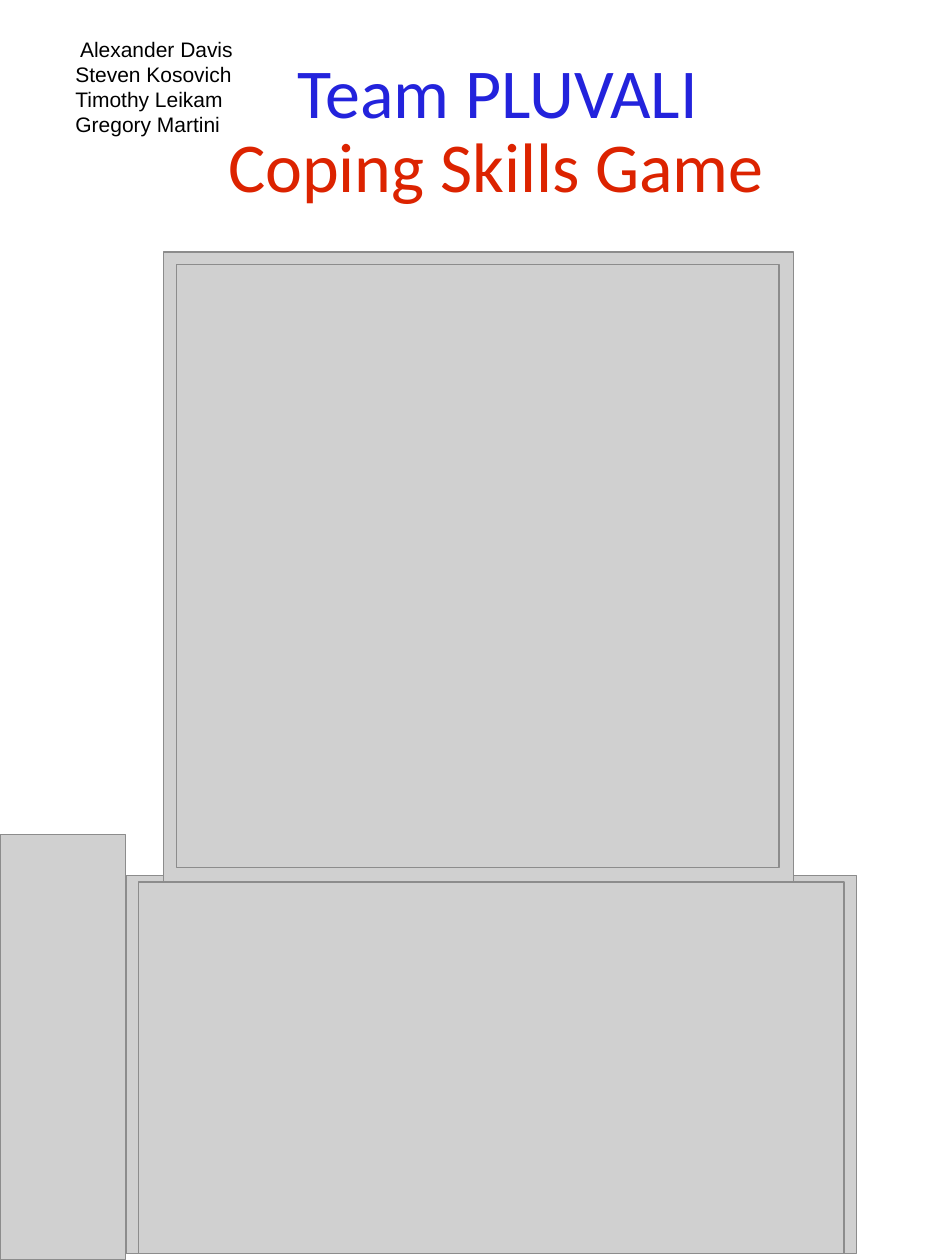
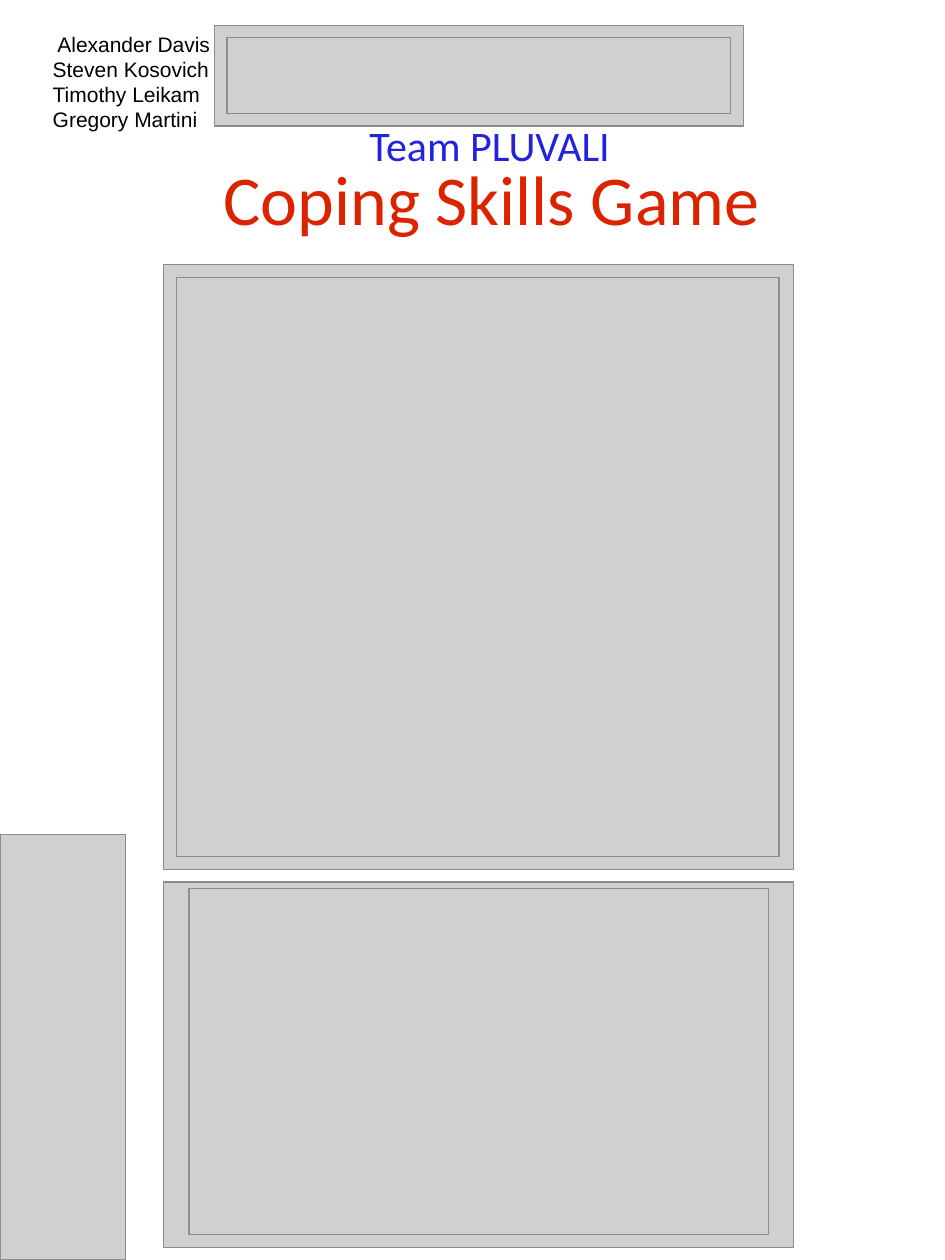
Before and after one commit to GregMartini/pluvali, a slide deck: slide 2 of Documentation/Poster Design.pptx. Drawn at 945x1260 pixels with LibreOffice and Linux fonts; fonts in the diff are those of the drawing; grey boxes stand for pictures; background and template pictures are left out. Boxes give left, top, right and bottom in pixels: in the first picture for what was removed or moved away, otherwise in the second. Text is boxed around its words. In the diff, an @@ line names an element or a change of style, - is before the commit and + after.

Commit message:
The Finished Poster for the first semester
A PowerPoint of our poster, plus some images that are in it.

```diff
--- a/Documentation/Poster Design.pptx
+++ b/Documentation/Poster Design.pptx
@@ text "Alexander Davis": place and size @@
-text "Alexander Davis" at box(75, 41, 232, 137)
+text "Alexander Davis" at box(53, 36, 210, 132)
@@ picture added at box(214, 25, 743, 126) @@
@@ picture added at box(227, 38, 731, 113) @@
@@ text "Team PLUVALI": place and size @@
-text "Team PLUVALI" at box(297, 73, 698, 119)
+text "Team PLUVALI" at box(369, 134, 610, 162)
@@ text "Team PLUVALI" at box(369, 134, 610, 162): size 40 to 24 pt @@
@@ text "Coping Skills Game": place and size @@
-text "Coping Skills Game" at box(228, 143, 763, 204)
+text "Coping Skills Game" at box(224, 176, 759, 237)
@@ picture: place and size @@
-picture at box(164, 252, 794, 882)
+picture at box(164, 265, 794, 869)
@@ picture: place and size @@
-picture at box(176, 265, 779, 867)
+picture at box(176, 277, 779, 857)
@@ picture: place and size @@
-picture at box(126, 876, 857, 1254)
+picture at box(164, 882, 794, 1247)
@@ picture: place and size @@
-picture at box(139, 882, 844, 1254)
+picture at box(189, 888, 769, 1235)
```
Also in this commit, not shown: 1 other slide changed, 2 other files.
